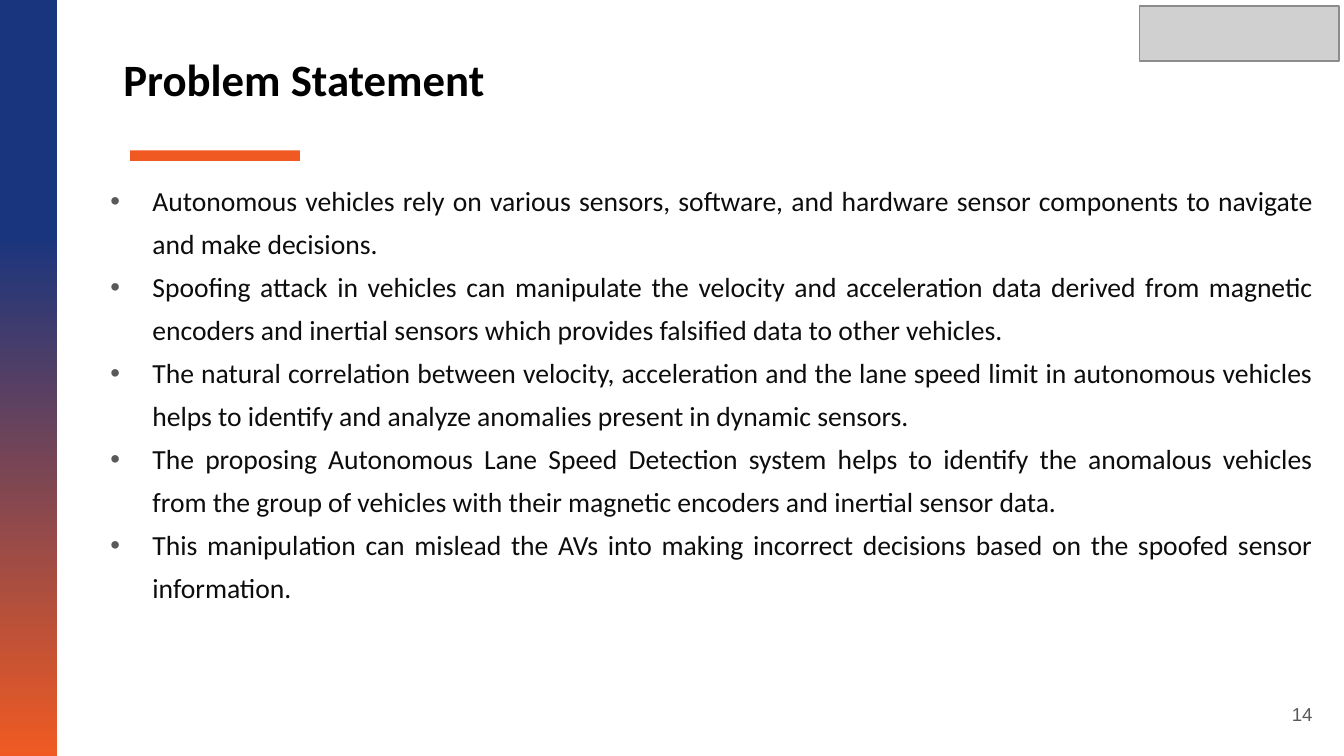
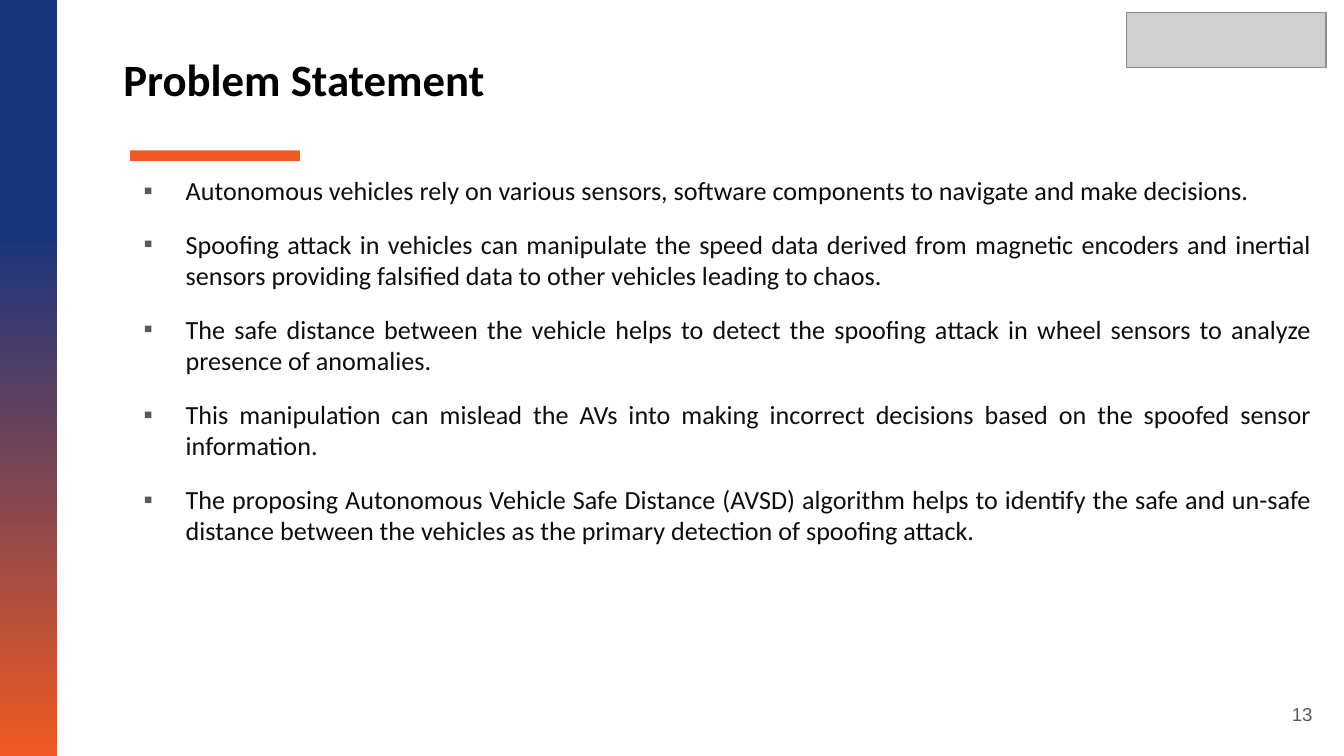
Before and after one commit to sreenithi21/ADAV, a slide deck: slide 13 of NGN PPT/AV_NGN_LAB_PPT.pptx (slide 14 before the commit). Drawn at 1344x756 pixels with LibreOffice and Linux fonts; fonts in the diff are those of the drawing; grey boxes stand for pictures. Boxes give left, top, right and bottom in pixels: in the first picture for what was removed or moved away, otherwise in the second. Text is boxed around its words. In the diff, an @@ line names an element or a change of style, - is before the commit and + after.

```diff
--- a/NGN PPT/AV_NGN_LAB_PPT.pptx
+++ b/NGN PPT/AV_NGN_LAB_PPT.pptx
@@ picture: place and size @@
-picture at (1140, 7, 1339, 62)
+picture at (1126, 12, 1325, 67)
@@ text "Autonomous vehicles rely on various ...": place and size @@
-text "Autonomous vehicles rely on various ..." at (152, 191, 1312, 599)
+text "Autonomous vehicles rely on various ..." at (186, 182, 1310, 545)
@@ text at (186, 182, 1310, 375): text changed; size 14.8 to 14 pt @@
-• Autonomous vehicles rely on various sensors, software, and hardware sensor components to navigate and make decisions.
-• Spoofing attack in vehicles can manipulate the velocity and acceleration data derived from magnetic encoders and inertial sensors which provides falsified data to other vehicles.
-• The natural correlation between velocity, acceleration and the lane speed limit in autonomous vehicles helps to identify and analyze anomalies present in dynamic sensors.
-• The proposing Autonomous Lane Speed Detection system helps to identify the anomalous vehicles from the group of vehicles with their magnetic encoders and inertial sensor data.
+▪ Autonomous vehicles rely on various sensors, software components to navigate and make decisions.
+▪ Spoofing attack in vehicles can manipulate the speed data derived from magnetic encoders and inertial sensors providing falsified data to other vehicles leading to chaos.
+▪ The safe distance between the vehicle helps to detect the spoofing attack in wheel sensors to analyze presence of anomalies.
@@ text at (186, 406, 1310, 455): size 14.8 to 14 pt in "This manipulation can mislead the AVs into ..."; bullet • to ▪; line spacing 1.3 to 1; more space between paragraphs @@
@@ text at (186, 490, 1310, 545): paragraph added @@
+▪ The proposing Autonomous Vehicle Safe Distance (AVSD) algorithm helps to identify the safe and un-safe distance between the vehicles as the primary detection of spoofing attack.
@@ page number at (1292, 708, 1313, 721): text changed @@
-14
+13
```
Also in this commit, not shown: 18 other slides changed, 4 slides added, 5 slides removed, 14 other files.
